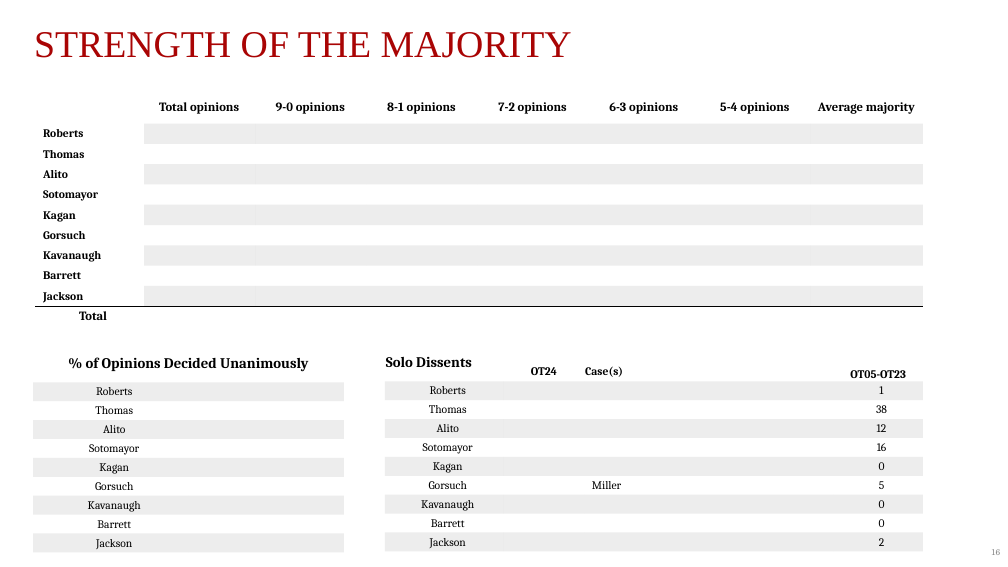
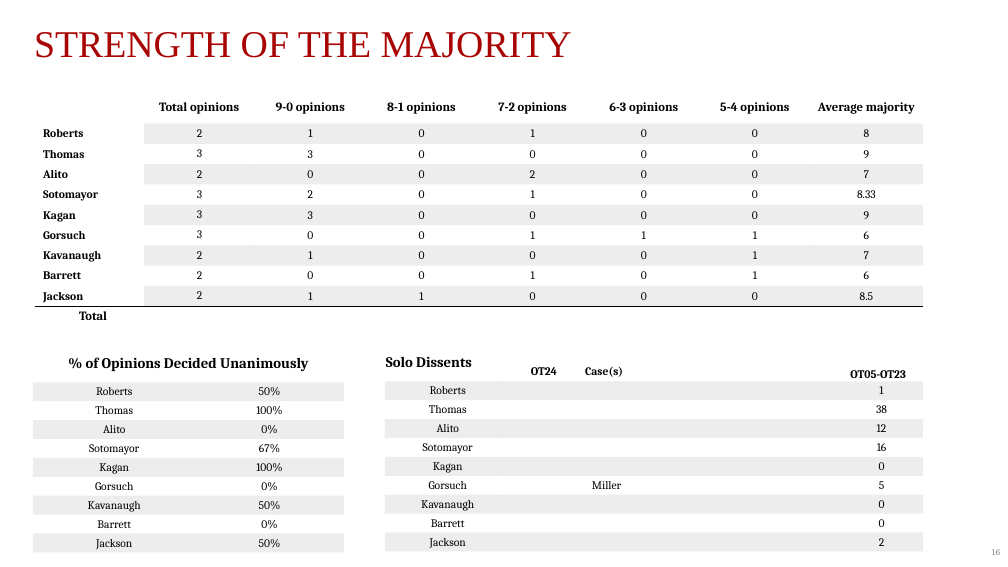
Before and after one commit to JakeTruscott/scotuswatch, a slide deck: slide 16 of Stat Reviews/OT24_StatReview/compilation/SCOTUSBlog/statpack_OT24.pptx. Drawn at 1008x567 pixels with LibreOffice and Linux fonts; fonts in the diff are those of the drawing. Boxes give left, top, right and bottom in pixels: in the first picture for what was removed or moved away, otherwise in the second. Text is boxed around its words. In the diff, an @@ line names an element or a change of style, - is before the commit and + after.

```diff
--- a/Stat Reviews/OT24_StatReview/compilation/SCOTUSBlog/statpack_OT24.pptx
+++ b/Stat Reviews/OT24_StatReview/compilation/SCOTUSBlog/statpack_OT24.pptx
@@ table at <box>36,91,923,327</box> @@
-row 2: Roberts |  |  |  |  |  |  | 
+row 2: Roberts | 2 | 1 | 0 | 1 | 0 | 0 | 8
-row 3: Thomas |  |  |  |  |  |  | 
+row 3: Thomas | 3 | 3 | 0 | 0 | 0 | 0 | 9
-row 4: Alito |  |  |  |  |  |  | 
+row 4: Alito | 2 | 0 | 0 | 2 | 0 | 0 | 7
-row 5: Sotomayor |  |  |  |  |  |  | 
+row 5: Sotomayor | 3 | 2 | 0 | 1 | 0 | 0 | 8.33
-row 6: Kagan |  |  |  |  |  |  | 
+row 6: Kagan | 3 | 3 | 0 | 0 | 0 | 0 | 9
-row 7: Gorsuch |  |  |  |  |  |  | 
+row 7: Gorsuch | 3 | 0 | 0 | 1 | 1 | 1 | 6
-row 8: Kavanaugh |  |  |  |  |  |  | 
+row 8: Kavanaugh | 2 | 1 | 0 | 0 | 0 | 1 | 7
-row 9: Barrett |  |  |  |  |  |  | 
+row 9: Barrett | 2 | 0 | 0 | 1 | 0 | 1 | 6
-row 10: Jackson |  |  |  |  |  |  | 
+row 10: Jackson | 2 | 1 | 1 | 0 | 0 | 0 | 8.5
@@ table at <box>33,345,343,553</box> @@
-row 2, column 2: 
+row 2, column 2: 50%
-row 3, column 2: 
+row 3, column 2: 100%
-row 4, column 2: 
+row 4, column 2: 0%
-row 5, column 2: 
+row 5, column 2: 67%
-row 6, column 2: 
+row 6, column 2: 100%
-row 7, column 2: 
+row 7, column 2: 0%
-row 8, column 2: 
+row 8, column 2: 50%
-row 9, column 2: 
+row 9, column 2: 0%
-row 10, column 2: 
+row 10, column 2: 50%
```
Also in this commit, not shown: 16 other slides changed, 33 other files.
